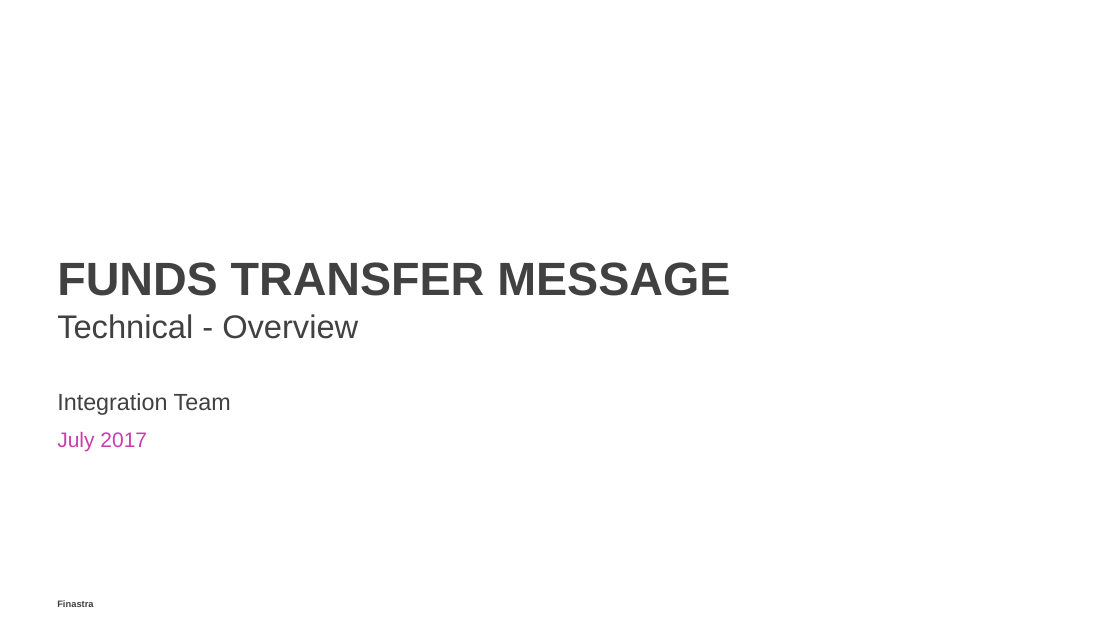
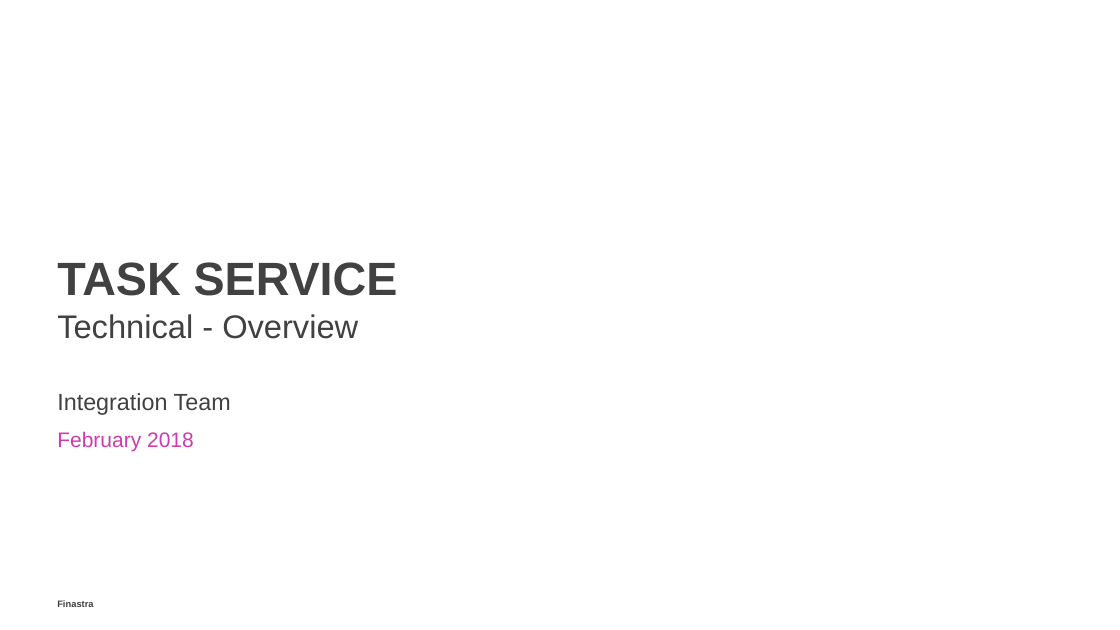
Before and after one commit to alexfinastra/IntegrationWorkshop, a slide deck: slide 1 of documentation/14 SOA Services - Tasks.pptx. Drawn at 1120x630 pixels with LibreOffice and Linux fonts; fonts in the diff are those of the drawing; background and template pictures are left out. Boxes give left, top, right and bottom in pixels: in the first picture for what was removed or moved away, otherwise in the second. Text is boxed around its words. In the diff, an @@ line names an element or a change of style, - is before the commit and + after.

```diff
--- a/documentation/14 SOA Services - Tasks.pptx
+++ b/documentation/14 SOA Services - Tasks.pptx
@@ title at [57,262,398,296]: text changed @@
-FUNDS TRANSFER MESSAGE
+TASK SERVICE
@@ text at [57,431,194,451]: text changed @@
-  July 2017
+  February 2018
```
Also in this commit, not shown: 4 other slides changed, 6 slides added, 21 slides removed, 36 other files.
